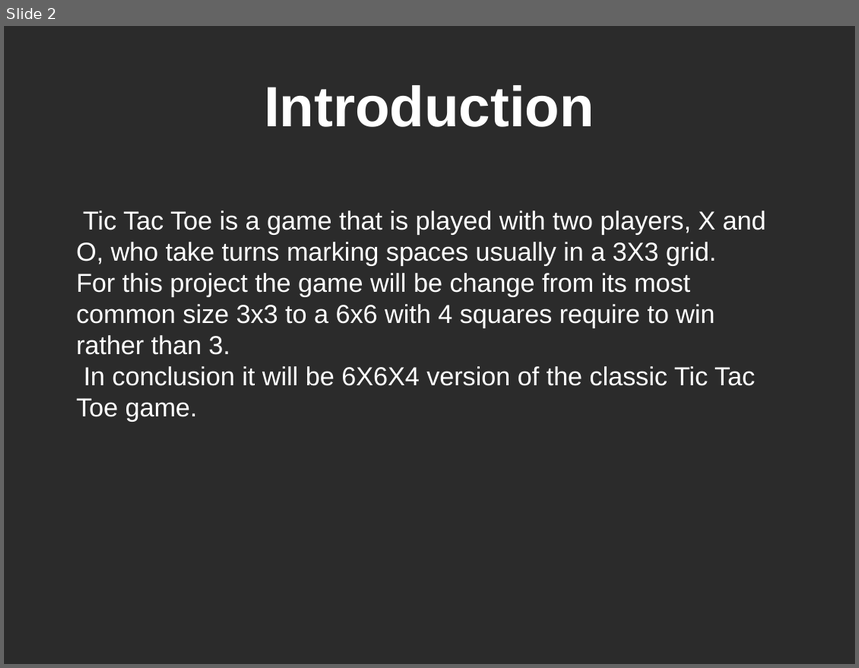
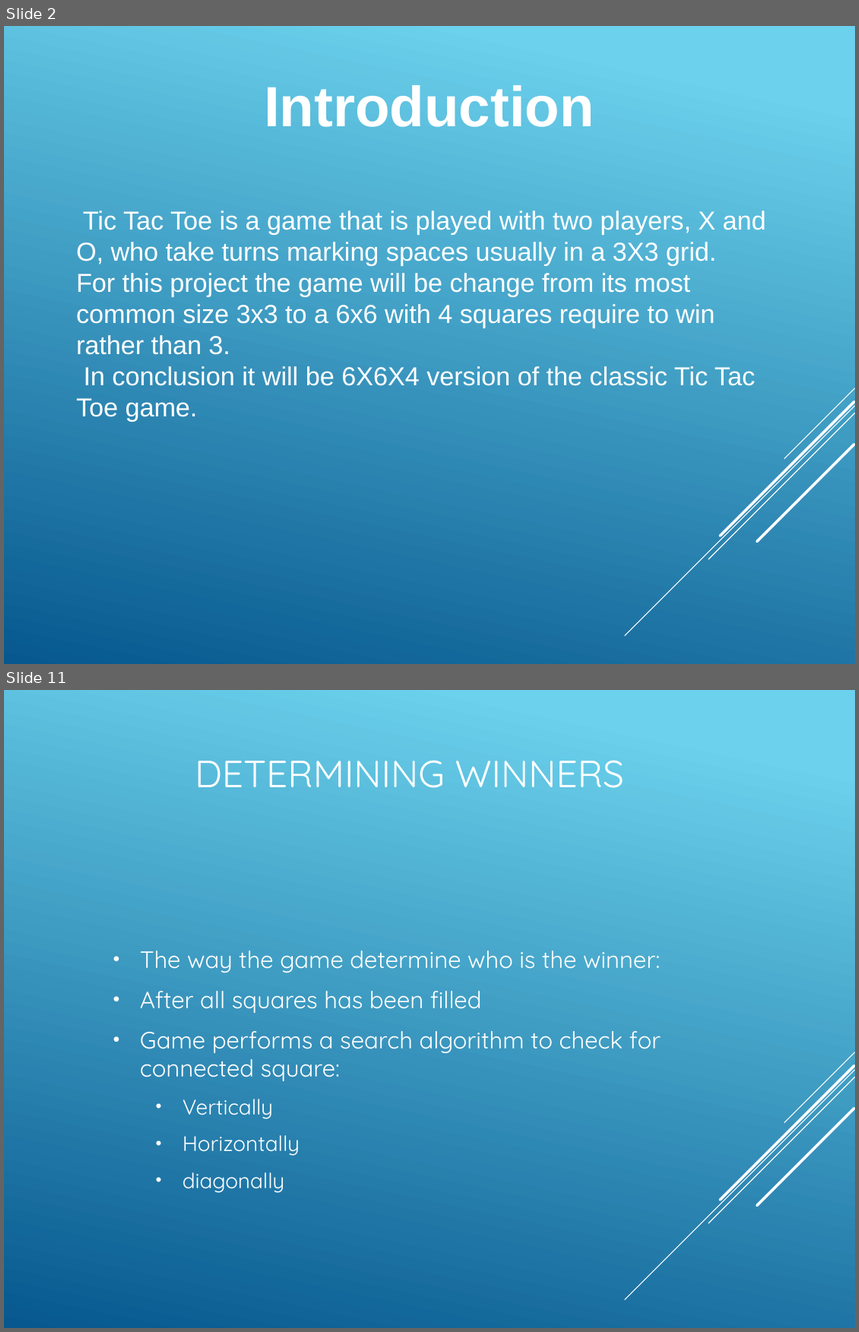
Before and after one commit to Amatarasu/A-Team, a slide deck: Power Point Presentation-bk.pptx. Shown one above the other, each under a label of ours: slide 2 before the commit, slides 2 and 11 after it; the slides between them are not shown. The pictures are 859x668 and 859x1332 pixels, drawn with LibreOffice and Linux fonts; fonts in the diff are those of the drawing; background and template pictures are left out; a plain dark background stands for a picture behind light text. Boxes give left, top, right and bottom in pixels: in the first picture for what was removed or moved away, otherwise in the second. Text is boxed around its words. In the diff, an @@ line names an element or a change of style, - is before the commit and + after.

```diff
--- a/Power Point Presentation-bk.pptx
+++ b/Power Point Presentation-bk.pptx
@@ slide 11 added at (4, 690, 855, 1328), background gradient #6ED2EB to #06588E; not listed: 5 template elements that a slide beside it also shows @@
@@ title added at (195, 760, 625, 788), 32 pt, text #FFFFFF @@
+DETERMINING WINNERS
@@ text added at (140, 951, 661, 1193), 20 pt, text #FFFFFF @@
+• The way the game determine who is the winner:
+• After all squares has been filled
+• Game performs a search algorithm to check for connected square:
+  • Vertically
+  • Horizontally
+  • diagonally
@@ slide 2 changed as well @@
@@ background picture (left out) to gradient #6ED2EB to #06588E @@
@@ group added at (626, 389, 855, 636): 5 lines @@
```
Also in this commit, not shown: 2 other slides changed, 9 other slides added, 6 slides removed, 5 other files.
